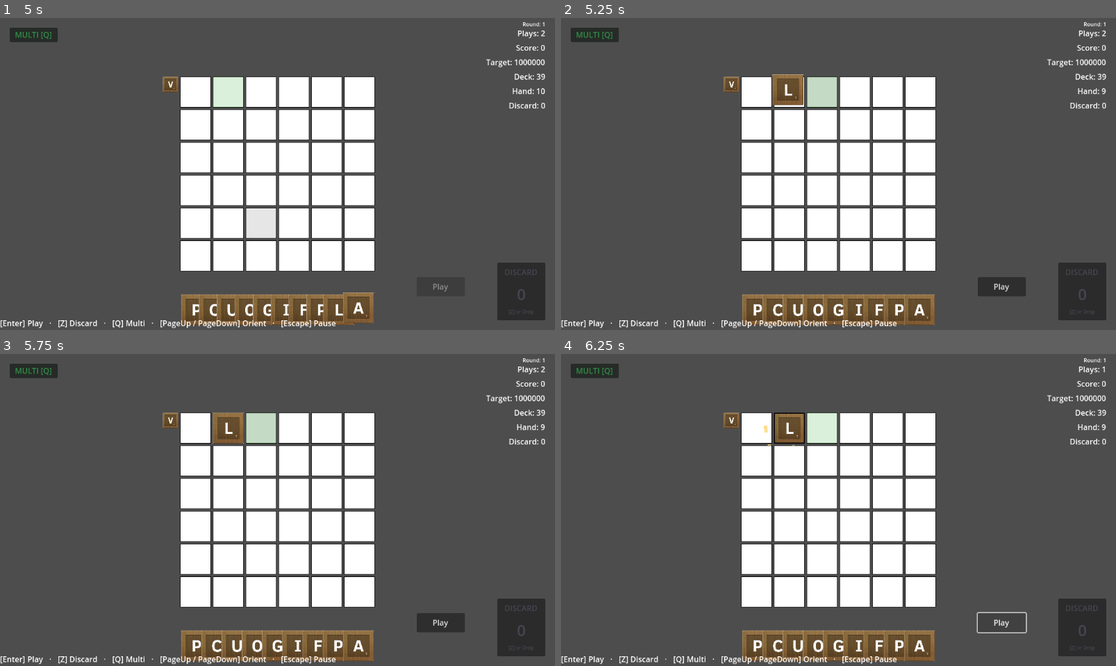
Above: before the commit, frames 1-4 (two rows, left to right).
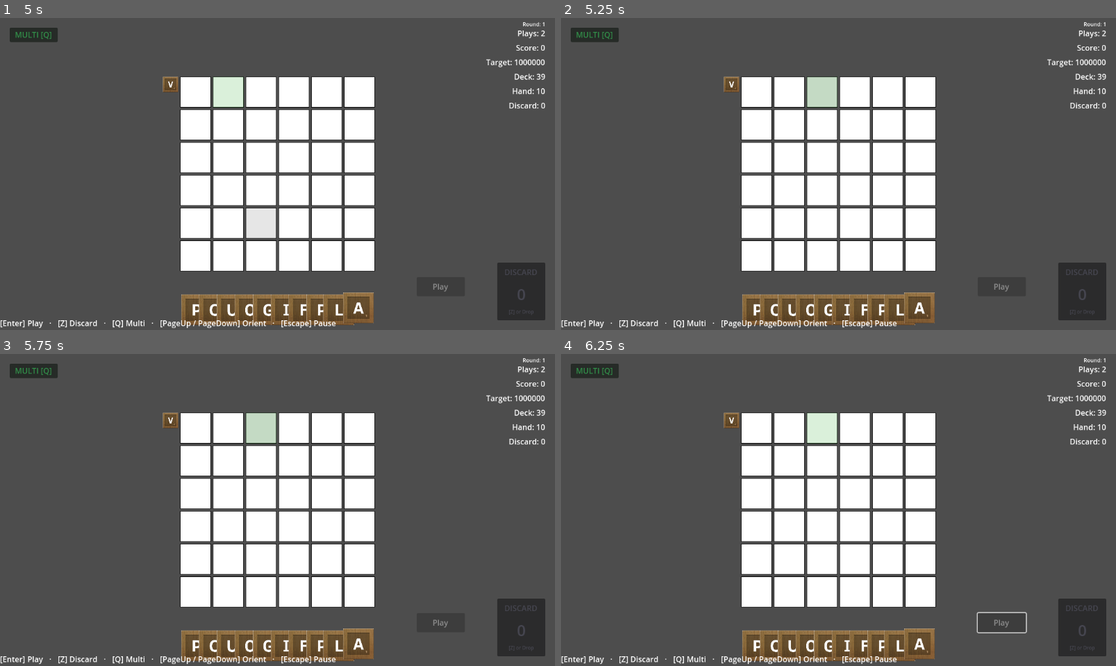
Above: after the commit, the same moments.

Repository: rcmilan/godot-scrabblerabble
Game: Godot game, scene res://scenes/title_screen/title_screen.tscn
Two runs of this game, one before a commit and one after it. Both use one fixed random seed, a clock stepped at 60 frames per second and the inputs below.
Inputs (mouse positions are in pixels of both pictures, inside the frame that each line leads up to):
- Up to frame 1 (5 s): click "New Game" at 0.5 s; click "New Game" at 1.25 s; click "Start Run" at 2 s; click (172, 83) at 2.75 s; tap Enter (play_hand) at 3.5 s; drag from (194, 92) to (333, 105) at 3.52 s; tap Space (confirm_action) at 4.25 s; drag from (227, 92) to (249, 236) at 4.27 s
- Up to frame 2 (5.25 s): tap Space (confirm_action) at 5 s; move the mouse to (821, 92) at 5.02 s; hold D (navigate_right) from 5.03 s (still down); tap L (draw_tiles) at 5.1 s; click (821, 92) at 5.17 s
- Up to frame 3 (5.75 s): keep holding D (navigate_right)
- Up to frame 4 (6.25 s): release D (navigate_right) at 5.75 s; click (999, 622) at 5.75 s, where only the run before the commit has a clickable "Play"

Frame 1 is identical in both runs. In frame 2, 1.8% of the frame differs, in the area x 35-99%, y 18-99%; in frame 3, 1.8%; in frame 4, 1.8%, in the area x 35-99%, y 4-99%.

Commit message:
Remove held-tile/ghost system, let game-action keys fall through
Co-Authored-By: Claude Opus 4.6 <noreply@anthropic.com>

Diff:
--- a/scenes/ui/focus_cursor/focus_cursor.gd
+++ b/scenes/ui/focus_cursor/focus_cursor.gd
@@ -102,23 +102,12 @@
 	set_process_input(false)
 
 
-## Postcondition: held_tile set; cursor highlight removed, tile faded to 50% alpha.
-func set_held_tile(tile: Tile) -> void:
-	_clear_hand_tile_highlight()
-	_state = _state.with_held_tile(tile)
-	if tile:
-		tile.self_modulate.a = 0.5
-	_update_ghost_display()
-
-
-## Postcondition: held_tile cleared; tile alpha restored to 1.0.
+func set_held_tile(_tile: Tile) -> void:
+	pass
+
+
 func clear_held_tile() -> void:
-	if _state == null:
-		return
-	if _state.held_tile:
-		_state.held_tile.self_modulate.a = 1.0
-	_state = _state.cleared_tile()
-	_update_ghost_display()
+	pass
 
 
 ## Returns the BoardCell at board_coords, or null if zone is HAND.
@@ -206,26 +195,11 @@
 
 
 func _update_cursor_tint() -> void:
-	if _state.position.is_board() and _state.held_tile != null:
-		var cell := _board.get_cell(
-			_state.position.board_coords.y,
-			_state.position.board_coords.x
-		)
-		if cell and cell.is_occupied():
-			_cursor_rect.modulate = Color(1.0, 0.3, 0.3)
-			return
 	_cursor_rect.modulate = Color.WHITE
 
 
 func _update_ghost_display() -> void:
-	if _state == null:
-		_ghost_label.hide()
-		return
-	if _state.held_tile != null and _state.position.is_board():
-		_ghost_label.text = _state.held_tile.letter
-		_ghost_label.show()
-	else:
-		_ghost_label.hide()
+	_ghost_label.hide()
 
 # =============================================================================
 # INPUT HANDLING
@@ -316,7 +290,6 @@
 		_typing_session = BoardTypingSession.create_with_orientation(_board, coords, get_orientation())
 		_update_typing_cursor_visual()
 	cursor_moved.emit(_state.position)
-	_update_ghost_display()
 
 
 func _switch_to_board_zone() -> void:
@@ -331,7 +304,6 @@
 	_state = _state.with_board_coords(Vector2i(col, _board.rows - 1))
 	_start_typing_at(_state.position.board_coords)
 	cursor_moved.emit(_state.position)
-	_update_ghost_display()
 
 
 func _switch_to_hand_zone() -> void:
@@ -345,7 +317,6 @@
 		)
 	_state = _state.with_hand_index(index)
 	cursor_moved.emit(_state.position)
-	_update_ghost_display()
 
 
 func _confirm() -> void:
@@ -368,6 +339,9 @@
 	if event.keycode == KEY_BACKSPACE:
 		backspace_pressed.emit()
 		return true
+	# Let game actions fall through (e.g. Z = discard, L = draw)
+	if event.is_action(KeyAction.DISCARD_TILES) or event.is_action(KeyAction.DRAW_TILES):
+		return false
 	var unicode := event.unicode
 	if (unicode >= 65 and unicode <= 90) or (unicode >= 97 and unicode <= 122):
 		letter_typed.emit(char(unicode).to_upper())
